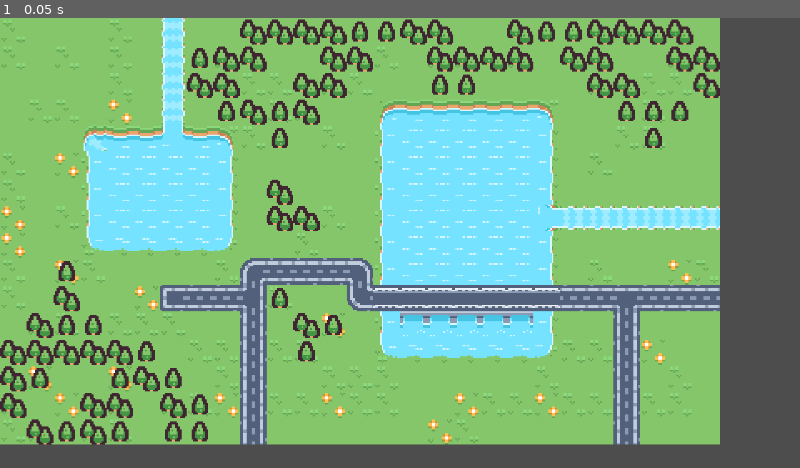
Above: before the commit, frame 1.
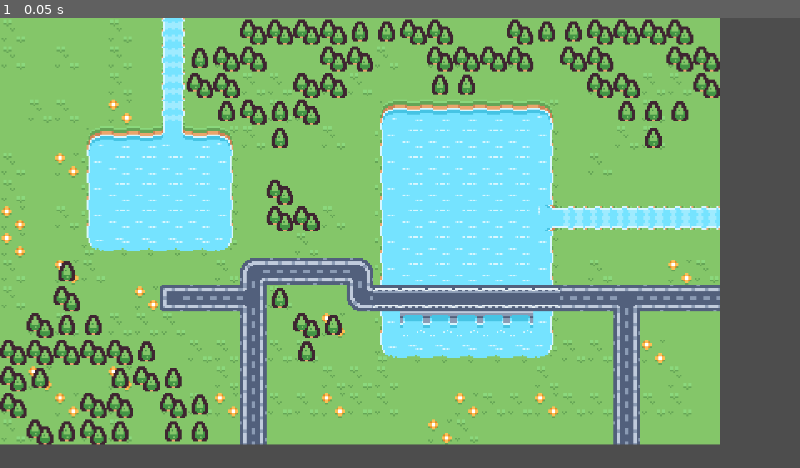
Above: after the commit, the same moment.

Repository: chrisvm/beat-dungeon
Game: Godot game, scene res://gameplay_scene_base.tscn
Same seed, same stepped clock (60 frames per second), same inputs: the game is played once before the commit and once after it.
Inputs:
- Up to frame 1 (0.05 s): no input

The runs differ from the first frame. In frame 1, 0.1% of the frame differs, in the area x 10-14%, y 24-30%.

Commit message:
better layer naming

Diff:
--- a/beat-dungeon-project/project.godot
+++ b/beat-dungeon-project/project.godot
@@ -27,6 +27,10 @@
 
 enabled=PackedStringArray("res://addons/YATI/plugin.cfg")
 
+[layer_names]
+
+2d_physics/layer_1="Water"
+
 [rendering]
 
 textures/canvas_textures/default_texture_filter=0
--- a/beat-dungeon-project/tiled_maps/test_map_native.tscn
+++ b/beat-dungeon-project/tiled_maps/test_map_native.tscn
@@ -6,7 +6,7 @@
 scale = Vector2(4, 4)
 
 [node name="Terrain" type="TileMapLayer" parent="."]
-tile_map_data = PackedByteArray("AAAGAAAAAAADAAMAAAAGAAEAAAA …(280 unchanged characters)… FAAQAAAABAAEAAAAEAAQAAAABAAEAAAADAAQAAAADAAAAAAADAAUAAAAAAAIAAAADAAYAAAAAAAIAAAADAAc …(6527 unchanged characters)…
+tile_map_data = PackedByteArray("AAAGAAAAAAADAAMAAAAGAAEAAAA …(280 unchanged characters)… FAAQAAAABAAEAAAAEAAQAAAABAAEAAAADAAQAAAAAAAEAAAADAAUAAAAAAAIAAAADAAYAAAAAAAIAAAADAAc …(6527 unchanged characters)…
 tile_set = ExtResource("1_mbage")
 
 [node name="Forest" type="TileMapLayer" parent="."]
